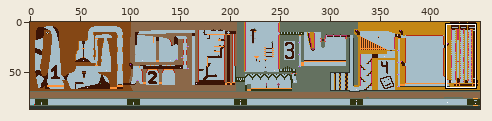
Sprite sheet: Maps/Parkour1.png. The picture above shows the old version from afar; the outline marks the close-up.
Close-up. Before:
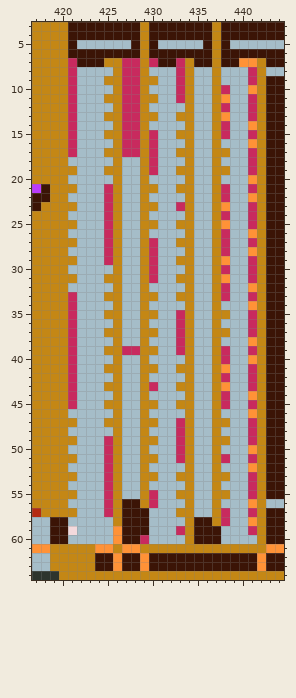
The file is 450x87 pixels. Colours within 5 levels of each other are drawn and written as one. Shown: x 417..444, y 3..64.
Once edited:
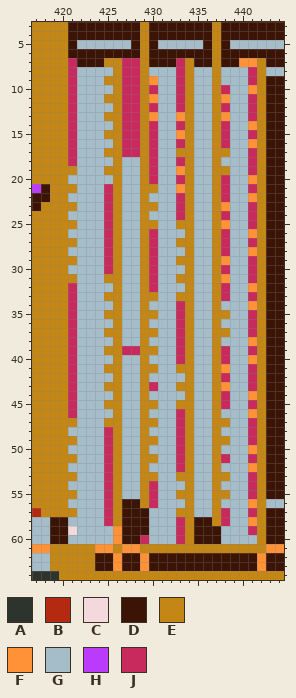
Palette (. is transparent): A #2d342d  B #b42a11  C #f3d9dc  D #3b1406  E #c48715  F #ff9237  G #a5bdc8  H #bb3bfd  J #c82a5e
Changes in this commit:
@@ x 417..444 @@
  6 EEEEDDDDDDDDEDDDDDDDEDDDDDDD
- 7 EEEEJDDDEEJJEJDDJEDDEDDFFEDD
+ 7 EEEEJDDDEEJJEDDDJEDDEDDFFEDD
  8 EEEEJGGGGEJJEGGGJEGGEGGGJEGG
- 9 EEEEJGGGEEJJEEGGJEGGEGGGJEDD
-10 EEEEJGGGGEJJEGGGJEGGEJGGFEDD
-11 EEEEJGGGEEJJEEGGJEGGEFGGJEDD
-12 EEEEJGGGGEJJEGGGGEGGEJGGJEDD
-13 EEEEJGGGEEJJEEGGEEGGEFGGJEDD
-14 EEEEJGGGGEJJEGGGGEGGEJGGFEDD
-15 EEEEJGGGEEJJEJGGEEGGEJGGJEDD
-16 EEEEJGGGGEJJEJGGGEGGEGGGFEDD
+ 9 EEEEJGGGEEJJEFGGJEGGEGGGJEDD
+10 EEEEJGGGGEJJEJGGJEGGEJGGFEDD
+11 EEEEJGGGEEJJEFGGJEGGEFGGJEDD
+12 EEEEJGGGGEJJEJGGJEGGEJGGJEDD
+13 EEEEJGGGEEJJEFGGFEGGEFGGJEDD
+14 EEEEJGGGGEJJEJGGJEGGEJGGFEDD
+15 EEEEJGGGEEJJEJGGFEGGEJGGJEDD
+16 EEEEJGGGGEJJEJGGJEGGEJGGFEDD
 17 EEEEJGGGEEJJEJGGEEGGEEGGJEDD
-18 EEEEGGGGGEGGEJGGGEGGEGGGJEDD
-19 EEEEEGGGEEGGEJGGEEGGEEGGJEDD
-20 EEEEGGGGGEGGEGGGGEGGEGGGFEDD
-21 HDEEEGGGJEGGEEGGEEGGEJGGJEDD
-22 DDEEGGGGJEGGEGGGGEGGEJGGFEDD
+18 EEEEJGGGGEGGEJGGJEGGEGGGJEDD
+19 EEEEEGGGEEGGEJGGFEGGEEGGJEDD
+20 EEEEGGGGGEGGEJGGJEGGEJGGFEDD
+21 HDEEEGGGJEGGEEGGFEGGEJGGJEDD
+22 DDEEGGGGJEGGEGGGJEGGEJGGFEDD
 23 DEEEEGGGJEGGEEGGJEGGEFGGJEDD
-24 EEEEGGGGJEGGEGGGGEGGEJGGJEDD
+24 EEEEGGGGJEGGEGGGJEGGEJGGJEDD
 25 EEEEEGGGJEGGEEGGEEGGEFGGJEDD
-26 EEEEGGGGJEGGEGGGGEGGEJGGFEDD
+26 EEEEGGGGJEGGEJGGGEGGEJGGFEDD
 27 EEEEEGGGJEGGEJGGEEGGEJGGJEDD
@@ x 419..435 @@
 29 EEEGGGJEGGEJGGEEG
-30 EEGGGGGEGGEJGGGEG
+30 EEGGGGJEGGEJGGGEG
 31 EEEGGGEEGGEJGGEEG
-32 EEGGGGGEGGEGGGGEG
+32 EEJGGGGEGGEJGGGEG
 33 EEJGGGEEGGEEGGEEG
-34 EEJGGGGEGGEGGGGEG
+34 EEJGGGGEGGEGGGJEG
 35 EEJGGGEEGGEEGGJEG
@@ x 431..435 @@
 39 GGJEG
-40 GGGEG
+40 GGJEG
 41 GGEEG
@@ x 419..435 @@
 45 EEJGGGEEGGEEGGEEG
-46 EEGGGGGEGGEGGGGEG
+46 EEJGGGGEGGEGGGJEG
 47 EEEGGGEEGGEEGGJEG
-48 EEGGGGGEGGEGGGJEG
+48 EEGGGGJEGGEGGGJEG
 49 EEEGGGJEGGEEGGJEG
@@ x 428..435 @@
 51 GEEGGJEG
-52 GEGGGGEG
+52 GEGGGJEG
 53 GEEGGEEG
-54 GEGGGGEG
+54 GEJGGGEG
 55 GEJGGEEG
@@ x 423..435 @@
 57 GGJEDDDGGGEEG
-58 GGGEDDDGGGGED
+58 GGJEDDDGGGJED
 59 GGGFDDDGGGJED
-60 GGGFDDJGGGGED
+60 GGGFDDJGGGJED
 61 EFFEFFEEEEEEE
